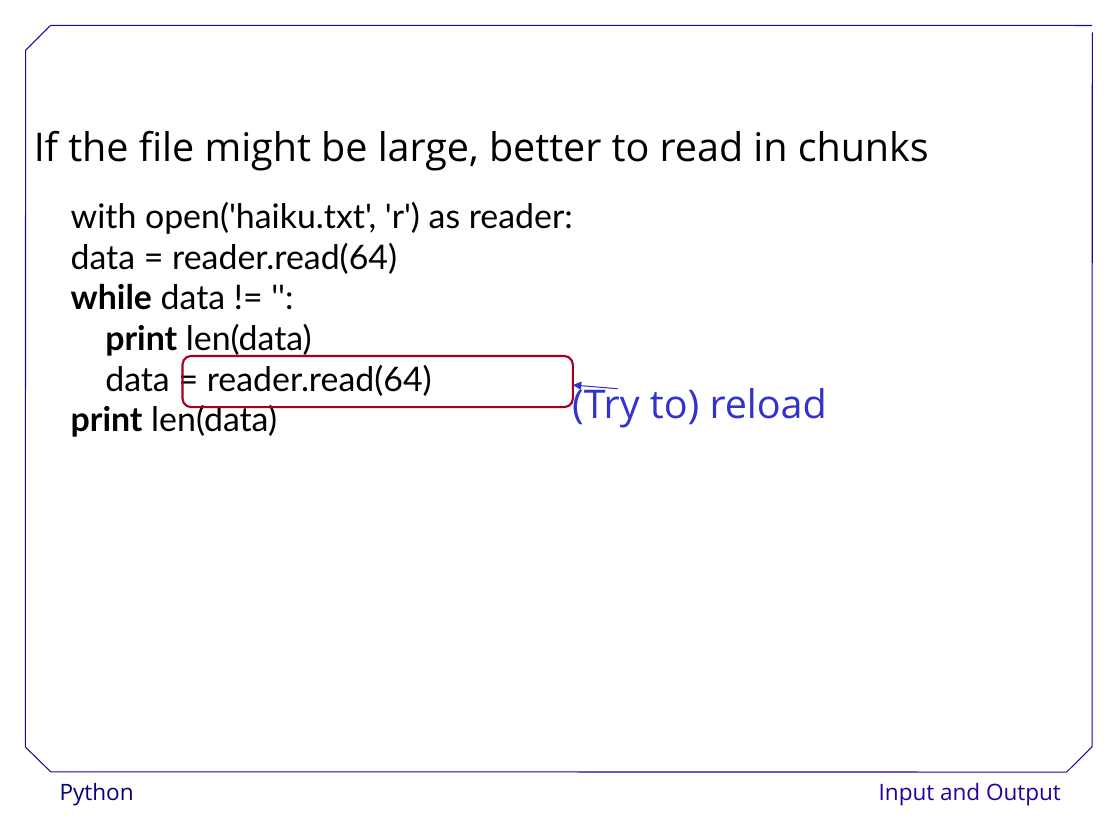
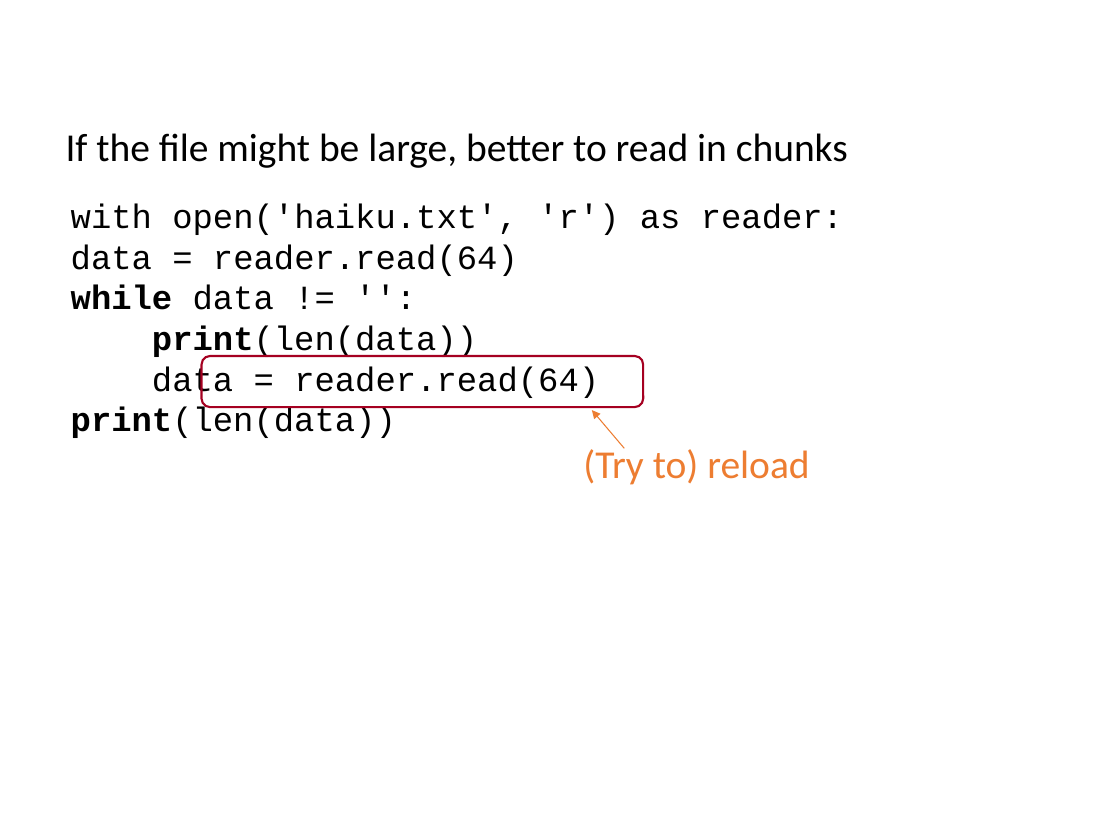
Before and after one commit to ncasuk/ncas-isc, a slide deck: slide 30 of python/presentations/learning_python/11_io.ppt. Drawn at 1120x840 pixels with LibreOffice and Linux fonts; fonts in the diff are those of the drawing; background and template pictures are left out. Boxes give left, top, right and bottom in pixels: in the first picture for what was removed or moved away, otherwise in the second. Text is boxed around its words. In the diff, an @@ line names an element or a change of style, - is before the commit and + after.

Commit message:
Updated and checked learning_python_11

```diff
--- a/python/presentations/learning_python/11_io.ppt
+++ b/python/presentations/learning_python/11_io.ppt
@@ text "If the file might be ...": place and size @@
-text "If the file might be ..." at (34, 130, 929, 171)
+text "If the file might be ..." at (66, 133, 848, 168)
@@ text "If the file might be ..." at (66, 133, 848, 168): font Open Sans to Calibri @@
@@ text at (71, 203, 843, 400): font Lato to Courier New in "with open('haiku.txt', 'r') as reader:", "data = reader.read(64)", "while data != '':", "data = reader.read(64)" @@
@@ text at (152, 325, 477, 359): text changed; font Lato to Courier New @@
-  print len(data)
+  print(len(data))
@@ rounded rectangle: place and size @@
-rounded rectangle at (183, 356, 573, 407)
+rounded rectangle at (201, 356, 643, 407)
@@ arrow removed from (618, 389) to (573, 385) @@
@@ text at (71, 407, 396, 438): text changed; font Lato to Courier New @@
-  print len(data)
+  print(len(data))
@@ text "(Try to) reload": place and size @@
-text "(Try to) reload" at (572, 382, 827, 428)
+text "(Try to) reload" at (583, 445, 809, 485)
@@ text "(Try to) reload" at (583, 445, 809, 485): font Open Sans to Calibri, text colour #3333CC to #ED7D31 @@
@@ arrow added from (625, 448) to (593, 411), #ED7D31 0.74 pt @@
@@ group removed at (25, 25, 1093, 772): 7 lines @@
@@ text removed at (60, 783, 134, 806) @@
-Python
@@ text removed at (879, 783, 1061, 806) @@
-Input and Output
```
Also in this commit, not shown: 60 other slides changed.
